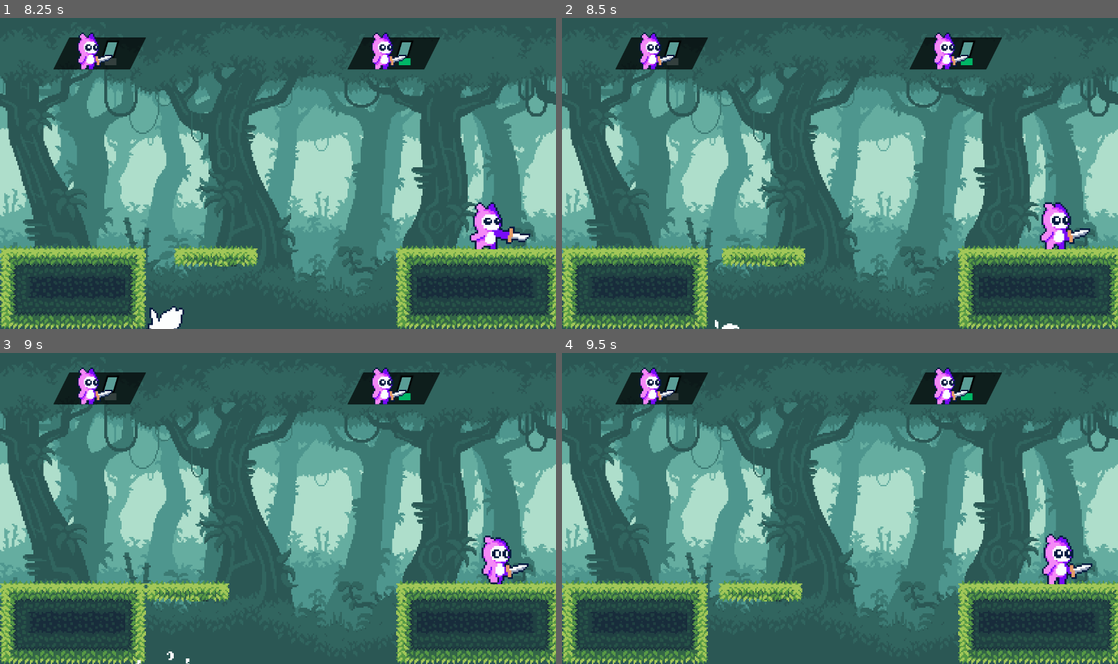
Above: before the commit, frames 1-4 (two rows, left to right).
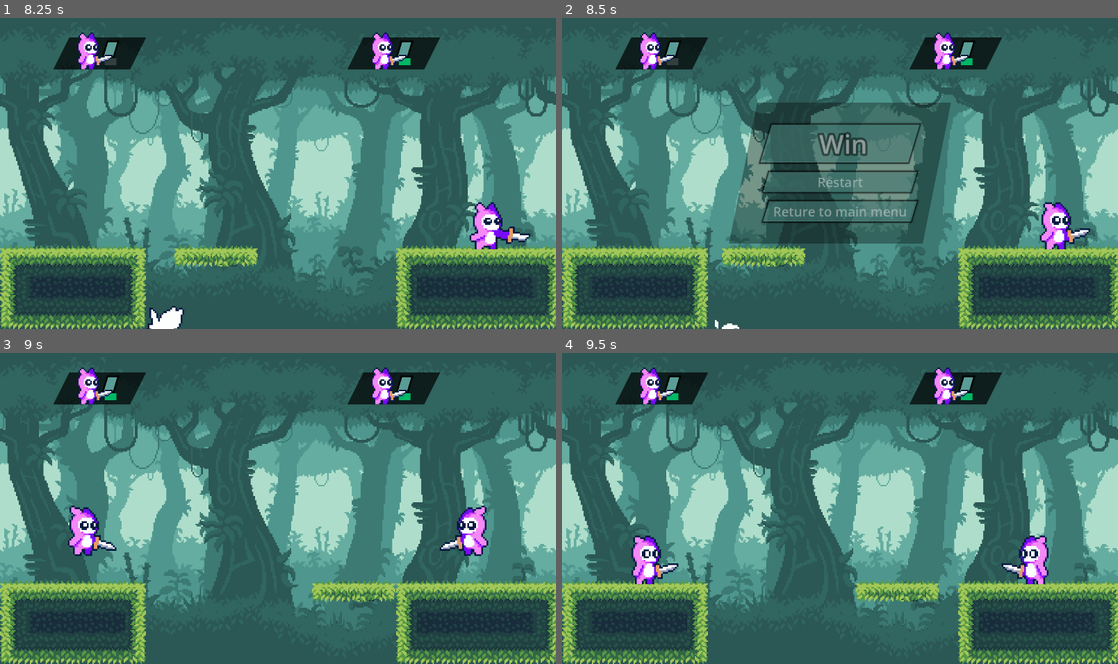
Above: after the commit, the same moments.

Repository: ParmarManthanrajsinh/Godot_4_game_Pookie_Fighters
Game: Godot game, scene res://scene/map3.tscn
The game is run twice, just before and just after one commit, with the same random seed, the same clock (stepped at 60 frames per second) and the same inputs. This scene is started directly instead of the project's main scene.
Inputs (mouse positions are in pixels of both pictures, inside the frame that each line leads up to):
- Up to frame 1 (8.25 s): hold A (P1_move_right) 0.53-2.03 s; tap S (P1_Attack) at 0.6, 3.6, 6.6 s; tap W (P1_jump) at 0.77, 1.52, 3.02, 3.77, 4.52, 6.02, 6.77, 7.52 s; tap Down (P2_Attack) at 1.35, 4.35, 7.35 s; hold D (P1_move_left) 2.03-2.78 s; tap Right (P2_move_left) at 2.1, 5.1, 8.1 s; hold A (P1_move_right) 2.78-4.28 s; tap Left (P2_move_right) at 2.85, 5.85 s; hold D (P1_move_left) 4.28-5.03 s; hold A (P1_move_right) 5.03-5.78 s; hold D (P1_move_left) 5.78-7.28 s; hold A (P1_move_right) from 7.28 s (still down)
- Up to frame 2 (8.5 s): keep holding A (P1_move_right)
- Up to frame 3 (9 s): release A (P1_move_right) at 8.75 s; click (278, 517) at 8.75 s, where only the run after the commit has a clickable "Restart"
- Up to frame 4 (9.5 s): no input

Frame 1 is identical in both runs. In frame 2, 13% of the frame differs, in the area x 30-70%, y 27-73%; in frame 3, 4.1%; in frame 4, 4.0%.

Commit message:
added Win scene
also add player name on top character
to avoid confusion

Diff:
--- /dev/null
+++ b/Script/Win_scene.gd
@@ -0,0 +1,24 @@
+extends Control
+
+var win_scene:bool = false
+
+func _ready() -> void:
+	$AnimationPlayer.play("RESET")
+
+func _physics_process(_delta) -> void:
+	if Global.Player1_health <= 0 and !win_scene:
+		win_scene = true
+		$PanelContainer/VBoxContainer/PlayerName.text = "  " + Global.Player2_name + " Win" + "  "
+		$AnimationPlayer.play("fadeup")
+
+	elif Global.Player2_health <= 0 and !win_scene:
+		win_scene = true
+		$PanelContainer/VBoxContainer/PlayerName.text = "  " + Global.Player1_name + " Win" + "  "
+		$AnimationPlayer.play("fadeup")
+
+
+func _on_restart_button_pressed() -> void:
+	get_tree().reload_current_scene()
+
+func _on_back_to_main_menu_button_pressed() -> void:
+	get_tree().change_scene_to_file("res://scene/main_menu.tscn")
--- a/Script/player_1.gd
+++ b/Script/player_1.gd
@@ -51,6 +51,7 @@
 	Global.Player1_health = health
 	type.animation_finished.connect(_on_animation_finished)
 	$AttackBox/CollisionShape.disabled = true
+	$CenterContainer/playername.text = Global.Player1_name
 
 func _physics_process(delta) -> void:
 
--- a/Script/player_2.gd
+++ b/Script/player_2.gd
@@ -57,6 +57,7 @@
 	Global.Player2_health = health
 	type.animation_finished.connect(_on_animation_finished)
 	$AttackBox/CollisionShape.disabled = true
+	$CenterContainer/playername.text = Global.Player2_name
 
 func _physics_process(delta) -> void:
 
--- /dev/null
+++ b/scene/Win_scene.tscn
@@ -0,0 +1,131 @@
+[gd_scene load_steps=7 format=3 uid="uid://b1lypvorpy47c"]
+
+[ext_resource type="Script" path="res://Script/Win_scene.gd" id="1_r7r7f"]
+[ext_resource type="Theme" uid="uid://c5mk51k51gcl3" path="res://Themes/button_theme.tres" id="2_18fye"]
+
+[sub_resource type="StyleBoxFlat" id="StyleBoxFlat_c6p5n"]
+bg_color = Color(0, 0, 0, 0.705882)
+skew = Vector2(0.2, 0)
+border_width_left = 50
+border_width_top = 50
+border_width_right = 50
+border_width_bottom = 50
+border_color = Color(0, 0, 0, 0.705882)
+border_blend = true
+
+[sub_resource type="Animation" id="Animation_qytio"]
+length = 0.001
+tracks/0/type = "value"
+tracks/0/imported = false
+tracks/0/enabled = true
+tracks/0/path = NodePath(".:visible")
+tracks/0/interp = 1
+tracks/0/loop_wrap = true
+tracks/0/keys = {
+"times": PackedFloat32Array(0),
+"transitions": PackedFloat32Array(1),
+"update": 1,
+"values": [false]
+}
+tracks/1/type = "value"
+tracks/1/imported = false
+tracks/1/enabled = true
+tracks/1/path = NodePath(".:modulate")
+tracks/1/interp = 1
+tracks/1/loop_wrap = true
+tracks/1/keys = {
+"times": PackedFloat32Array(0),
+"transitions": PackedFloat32Array(1),
+"update": 0,
+"values": [Color(1, 1, 1, 1)]
+}
+
+[sub_resource type="Animation" id="Animation_a7gyf"]
+resource_name = "fadeup"
+tracks/0/type = "value"
+tracks/0/imported = false
+tracks/0/enabled = true
+tracks/0/path = NodePath(".:visible")
+tracks/0/interp = 1
+tracks/0/loop_wrap = true
+tracks/0/keys = {
+"times": PackedFloat32Array(0),
+"transitions": PackedFloat32Array(1),
+"update": 1,
+"values": [true]
+}
+tracks/1/type = "value"
+tracks/1/imported = false
+tracks/1/enabled = true
+tracks/1/path = NodePath(".:modulate")
+tracks/1/interp = 1
+tracks/1/loop_wrap = true
+tracks/1/keys = {
+"times": PackedFloat32Array(0.5, 1),
+"transitions": PackedFloat32Array(1, 1),
+"update": 0,
+"values": [Color(1, 1, 1, 0), Color(1, 1, 1, 1)]
+}
+
+[sub_resource type="AnimationLibrary" id="AnimationLibrary_mo8u6"]
+_data = {
+"RESET": SubResource("Animation_qytio"),
+"fadeup": SubResource("Animation_a7gyf")
+}
+
+[node name="Win_scene" type="Control"]
+process_mode = 3
+visible = false
+layout_mode = 3
+anchors_preset = 15
+anchor_right = 1.0
+anchor_bottom = 1.0
+grow_horizontal = 2
+grow_vertical = 2
+script = ExtResource("1_r7r7f")
+
+[node name="PanelContainer" type="PanelContainer" parent="."]
+layout_mode = 1
+anchors_preset = 8
+anchor_left = 0.5
+anchor_top = 0.5
+anchor_right = 0.5
+anchor_bottom = 0.5
+offset_left = -77.0
+offset_top = -58.0
+offset_right = 77.0
+offset_bottom = 58.0
+grow_horizontal = 2
+grow_vertical = 2
+theme_override_styles/panel = SubResource("StyleBoxFlat_c6p5n")
+
+[node name="VBoxContainer" type="VBoxContainer" parent="PanelContainer"]
+layout_mode = 2
+theme_override_constants/separation = 20
+
+[node name="PlayerName" type="Label" parent="PanelContainer/VBoxContainer"]
+layout_mode = 2
+theme = ExtResource("2_18fye")
+theme_override_colors/font_outline_color = Color(0, 0, 0, 1)
+theme_override_constants/outline_size = 20
+theme_override_font_sizes/font_size = 60
+horizontal_alignment = 1
+vertical_alignment = 1
+
+[node name="RestartButton" type="Button" parent="PanelContainer/VBoxContainer"]
+layout_mode = 2
+theme = ExtResource("2_18fye")
+text = "  Restart  "
+
+[node name="BackToMainMenuButton" type="Button" parent="PanelContainer/VBoxContainer"]
+layout_mode = 2
+theme = ExtResource("2_18fye")
+text = "  Reture to main menu  "
+
+[node name="AnimationPlayer" type="AnimationPlayer" parent="."]
+libraries = {
+"": SubResource("AnimationLibrary_mo8u6")
+}
+
+[connection signal="pressed" from="PanelContainer/VBoxContainer/RestartButton" to="." method="_on_restart_button_pressed"]
+[connection signal="pressed" from="PanelContainer/VBoxContainer/BackToMainMenuButton" to="." method="_on_back_to_main_menu_button_pressed"]
--- a/scene/map1.tscn
+++ b/scene/map1.tscn
@@ -10,6 +10,7 @@
 [ext_resource type="PackedScene" uid="uid://dhvyfiqehmd1v" path="res://scene/player_2.tscn" id="8_cpda8"]
 [ext_resource type="PackedScene" uid="uid://uh8eyfswa2wk" path="res://scene/player_properties.tscn" id="9_5kv38"]
 [ext_resource type="PackedScene" uid="uid://drshl70h7blml" path="res://scene/pause_menu.tscn" id="10_awdar"]
+[ext_resource type="PackedScene" uid="uid://b1lypvorpy47c" path="res://scene/Win_scene.tscn" id="11_x3bq2"]
 
 [sub_resource type="TileSetAtlasSource" id="TileSetAtlasSource_d7xaw"]
 texture = ExtResource("1_uoshb")
@@ -1161,3 +1162,5 @@
 anchor_right = 0.5
 anchor_bottom = 0.5
 metadata/_edit_group_ = true
+
+[node name="Win_scene" parent="CanvasLayer" instance=ExtResource("11_x3bq2")]
--- a/scene/map2.tscn
+++ b/scene/map2.tscn
@@ -10,6 +10,7 @@
 [ext_resource type="PackedScene" uid="uid://dhvyfiqehmd1v" path="res://scene/player_2.tscn" id="8_w5ipq"]
 [ext_resource type="PackedScene" uid="uid://uh8eyfswa2wk" path="res://scene/player_properties.tscn" id="9_tj1hb"]
 [ext_resource type="PackedScene" uid="uid://drshl70h7blml" path="res://scene/pause_menu.tscn" id="10_4jidc"]
+[ext_resource type="PackedScene" uid="uid://b1lypvorpy47c" path="res://scene/Win_scene.tscn" id="11_4sigk"]
 
 [sub_resource type="TileSetAtlasSource" id="TileSetAtlasSource_d7xaw"]
 texture = ExtResource("6_fd4mx")
@@ -1222,3 +1223,5 @@
 anchor_right = 0.5
 anchor_bottom = 0.5
 metadata/_edit_group_ = true
+
+[node name="Win_scene" parent="CanvasLayer" instance=ExtResource("11_4sigk")]
--- a/scene/map3.tscn
+++ b/scene/map3.tscn
@@ -12,6 +12,7 @@
 [ext_resource type="PackedScene" uid="uid://uh8eyfswa2wk" path="res://scene/player_properties.tscn" id="9_yef68"]
 [ext_resource type="Script" path="res://Script/KillZArea.gd" id="11_4irf3"]
 [ext_resource type="PackedScene" uid="uid://drshl70h7blml" path="res://scene/pause_menu.tscn" id="11_48m41"]
+[ext_resource type="PackedScene" uid="uid://b1lypvorpy47c" path="res://scene/Win_scene.tscn" id="12_ldm7d"]
 
 [sub_resource type="TileSetAtlasSource" id="TileSetAtlasSource_d7xaw"]
 texture = ExtResource("6_56t61")
@@ -1289,6 +1290,8 @@
 
 [node name="CanvasLayer" type="CanvasLayer" parent="."]
 
+[node name="Win_scene" parent="CanvasLayer" instance=ExtResource("12_ldm7d")]
+
 [node name="Pause_menu" parent="CanvasLayer" instance=ExtResource("11_48m41")]
 anchors_preset = 8
 anchor_left = 0.5
--- a/scene/player_1.tscn
+++ b/scene/player_1.tscn
@@ -89,5 +89,14 @@
 rotation = 1.5708
 shape = SubResource("CapsuleShape2D_ewykn")
 
+[node name="CenterContainer" type="CenterContainer" parent="."]
+offset_top = 24.0
+offset_right = 136.0
+offset_bottom = 50.0
+
+[node name="playername" type="Label" parent="CenterContainer"]
+layout_mode = 2
+text = "player1"
+
 [connection signal="body_entered" from="AttackBox" to="." method="_on_attack_box_body_entered"]
 [connection signal="body_entered" from="head" to="." method="_on_head_body_entered"]
--- a/scene/player_2.tscn
+++ b/scene/player_2.tscn
@@ -88,5 +88,14 @@
 rotation = 1.5708
 shape = SubResource("CapsuleShape2D_842iw")
 
+[node name="CenterContainer" type="CenterContainer" parent="."]
+offset_top = 24.0
+offset_right = 136.0
+offset_bottom = 50.0
+
+[node name="playername" type="Label" parent="CenterContainer"]
+layout_mode = 2
+text = "player1"
+
 [connection signal="body_entered" from="AttackBox" to="." method="_on_attack_box_body_entered"]
 [connection signal="body_entered" from="head" to="." method="_on_head_body_entered"]
Not shown: 1 places in scene/map1.tscn that only renumber resources
Not shown: 1 places in scene/map2.tscn that only renumber resources
Not shown: 1 places in scene/map3.tscn that only renumber resources
